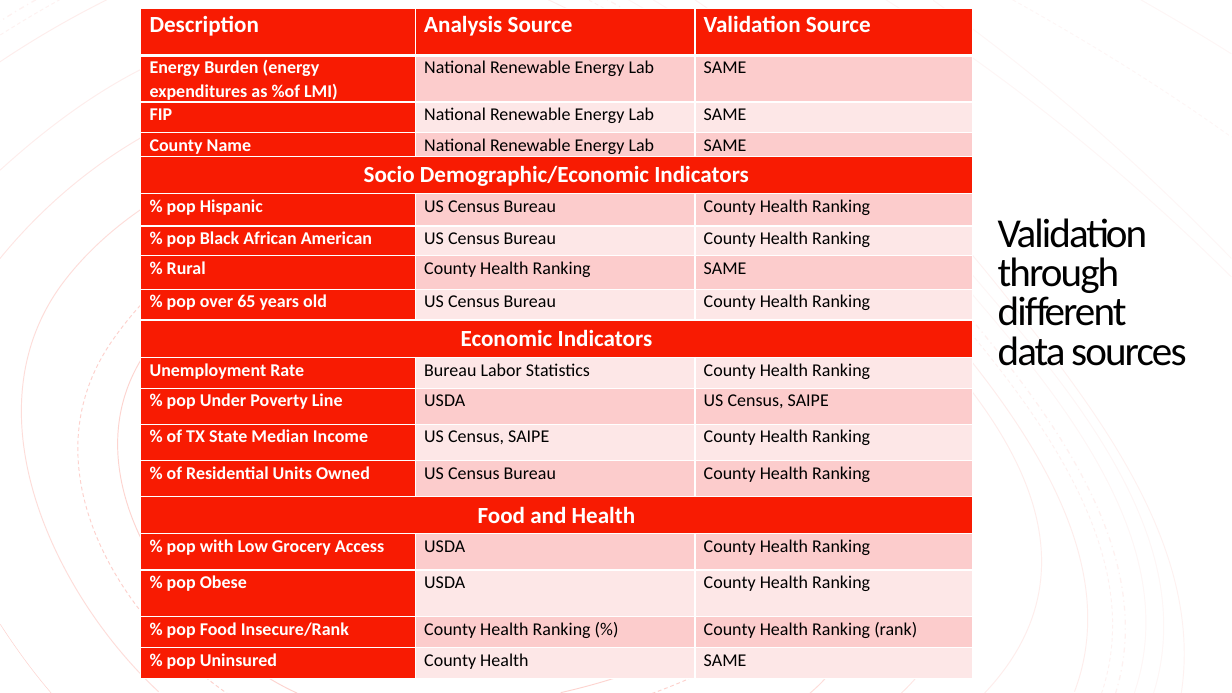
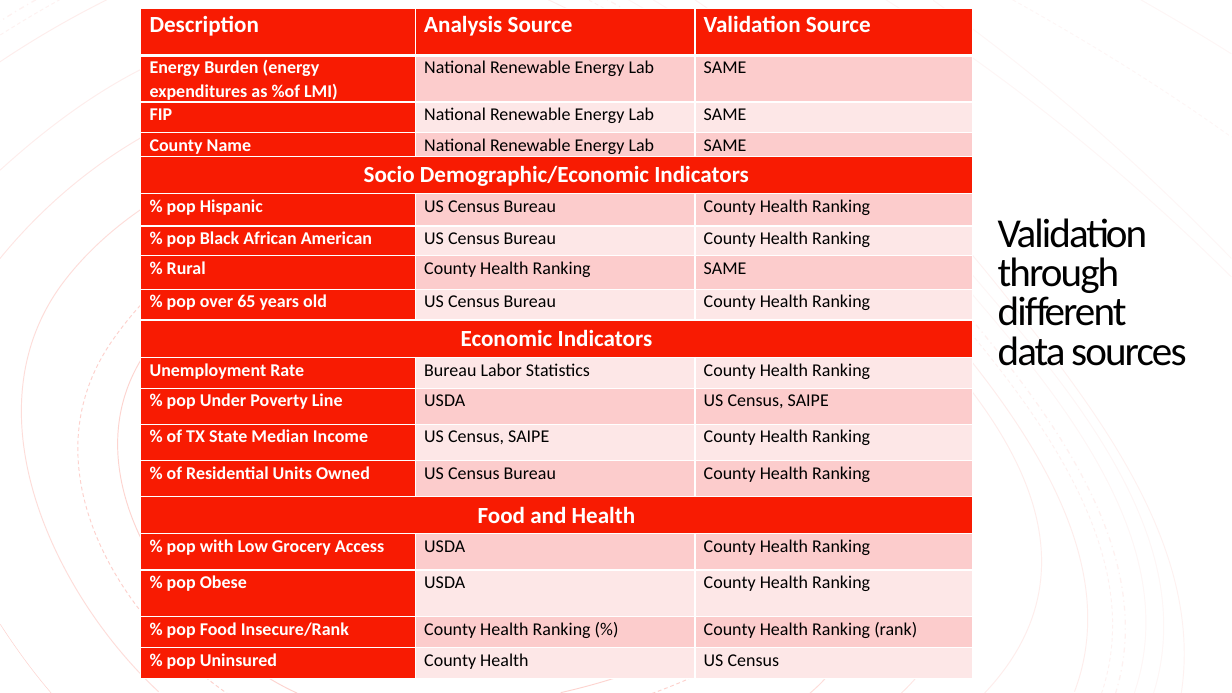
Before and after one commit to cnagbim/Data-Management-Final-Project-Agbim, a slide deck: slide 9 of writing_literature_present/data_mgmt_final_presentation_agbim.pptx. Drawn at 1232x693 pixels with LibreOffice and Linux fonts; fonts in the diff are those of the drawing. Boxes give left, top, right and bottom in pixels: in the first picture for what was removed or moved away, otherwise in the second. Text is boxed around its words. In the diff, an @@ line names an element or a change of style, - is before the commit and + after.

```diff
--- a/writing_literature_present/data_mgmt_final_presentation_agbim.pptx
+++ b/writing_literature_present/data_mgmt_final_presentation_agbim.pptx
@@ table at (140, 9, 972, 673) @@
-row 19, column 3: SAME
+row 19, column 3: US Census
```
Also in this commit, not shown: 3 other slides changed.
